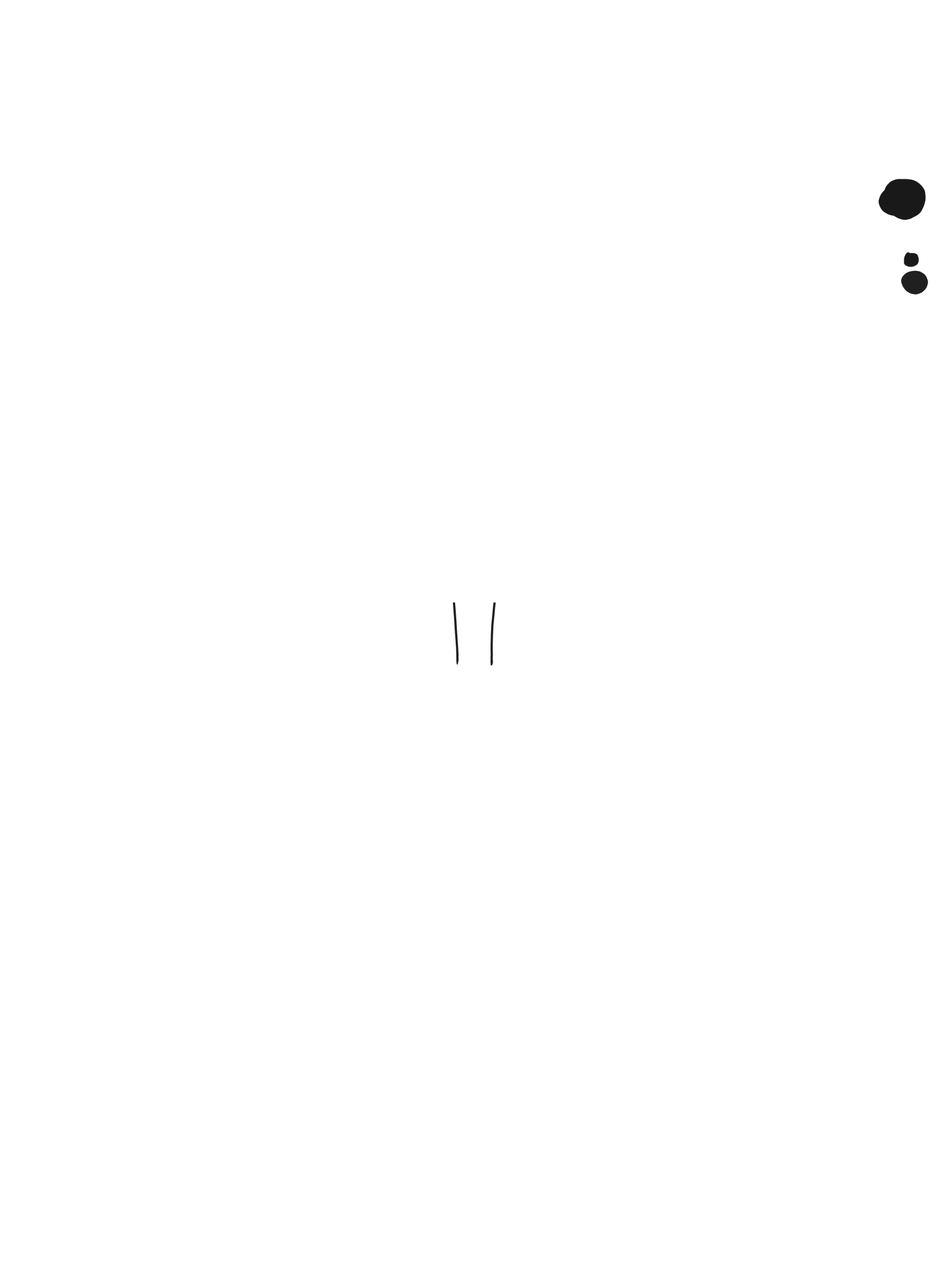
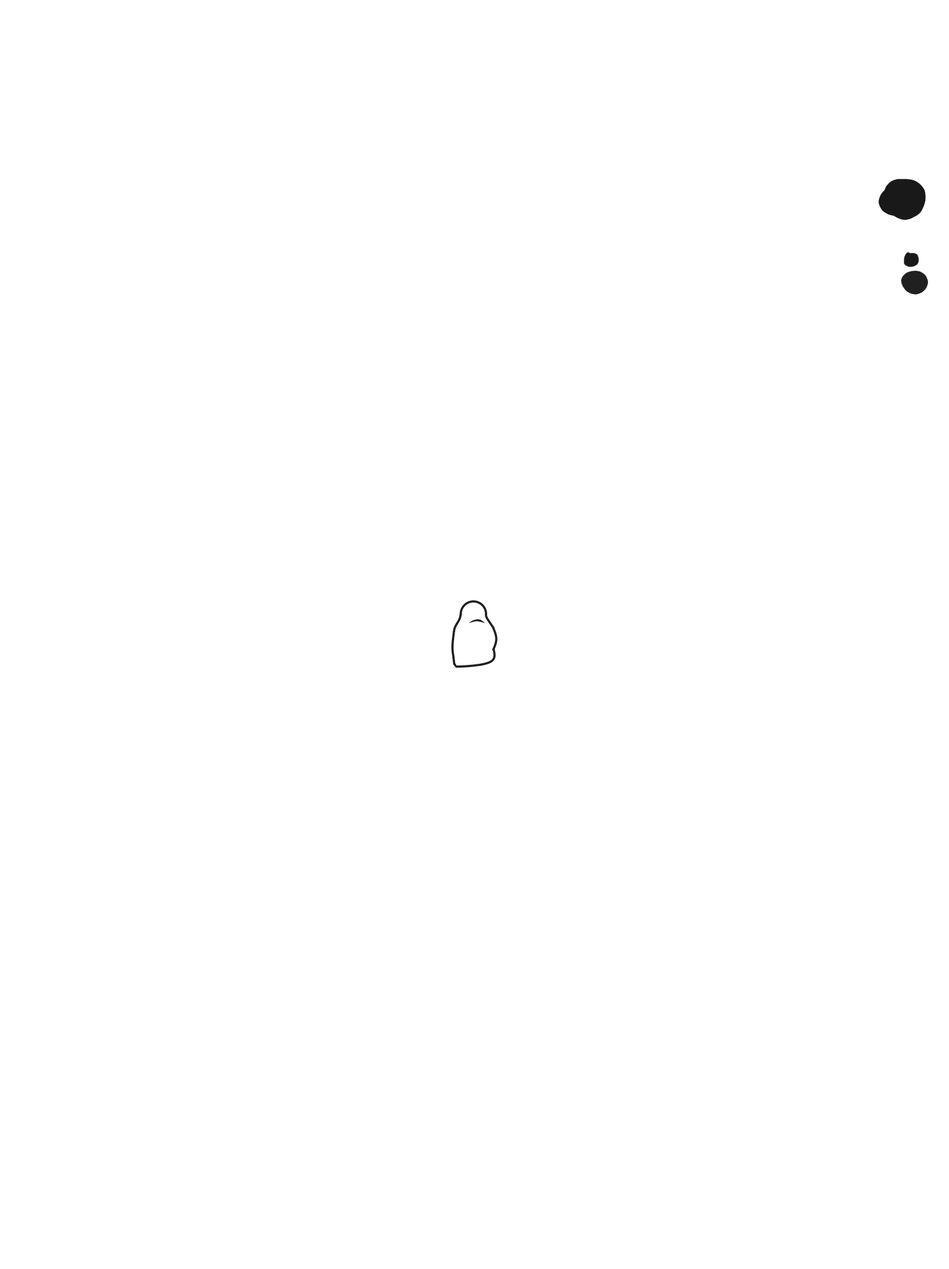
Before/after of a 949×1269 layered artwork. What changed in the layer stack:
painted on "Paint Layer 1(pasted)" over [451, 600, 498, 668]
